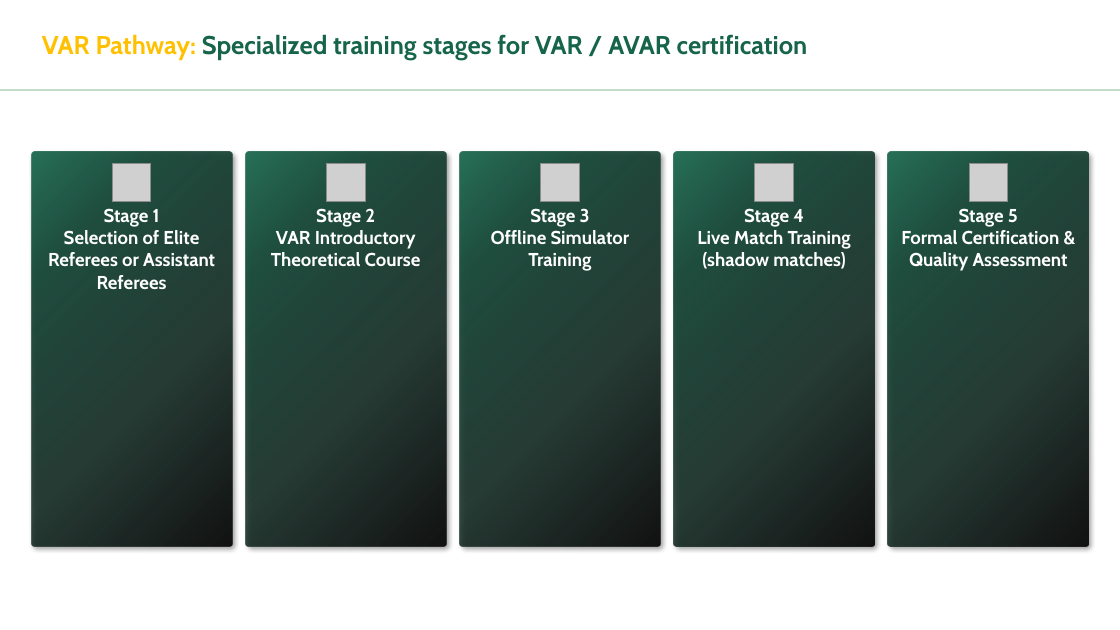
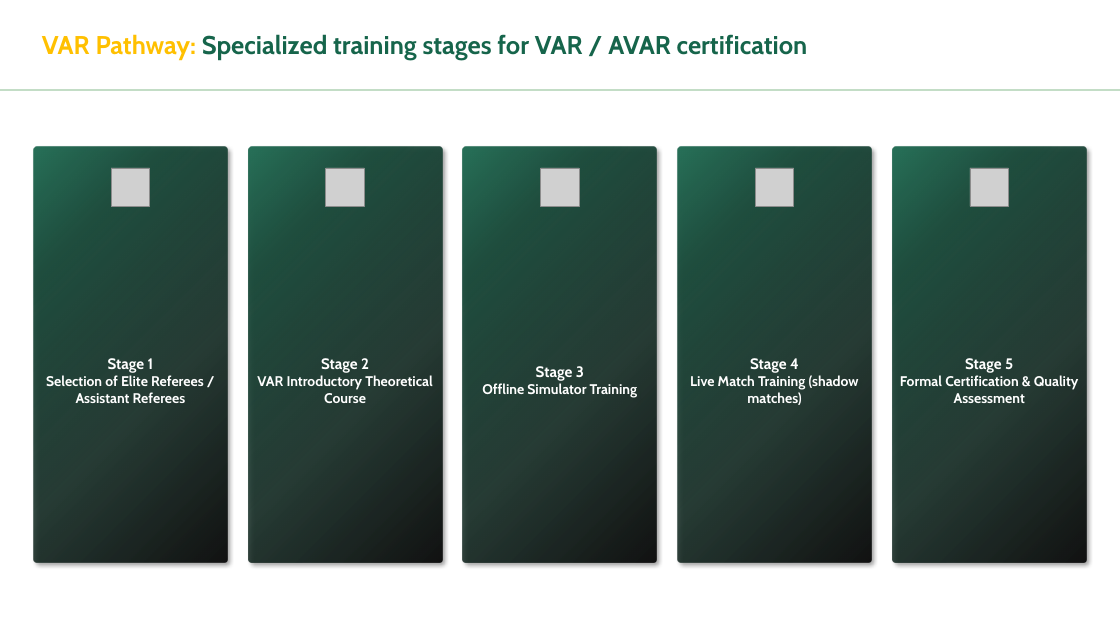
Before and after one commit to meedo5657-rgb/SAFF, a slide deck: slide 11 of Refereeing_Pathway_Presentation.pptx (slide 17 before the commit). Drawn at 1120x630 pixels with LibreOffice and Linux fonts; fonts in the diff are those of the drawing; grey boxes stand for pictures. Boxes give left, top, right and bottom in pixels: in the first picture for what was removed or moved away, otherwise in the second. Text is boxed around its words. In the diff, an @@ line names an element or a change of style, - is before the commit and + after.

```diff
--- a/Refereeing_Pathway_Presentation.pptx
+++ b/Refereeing_Pathway_Presentation.pptx
@@ rounded rectangle "Stage 1": place and size @@
-rounded rectangle "Stage 1" at <box>31,152,232,547</box>
+rounded rectangle "Stage 1" at <box>34,147,228,563</box>
@@ rounded rectangle "Stage 1" at <box>34,147,228,563</box>: vertical alignment top to middle @@
@@ rounded rectangle "Stage 2": place and size @@
-rounded rectangle "Stage 2" at <box>245,152,446,547</box>
+rounded rectangle "Stage 2" at <box>249,147,443,563</box>
@@ rounded rectangle "Stage 2" at <box>249,147,443,563</box>: size 16 to 13 pt in "Stage 2"; size 16 to 12 pt in "VAR Introductory Theoretical Course"; vertical alignment top to middle @@
@@ rounded rectangle "Stage 3": place and size @@
-rounded rectangle "Stage 3" at <box>460,152,660,547</box>
+rounded rectangle "Stage 3" at <box>463,147,657,563</box>
@@ rounded rectangle "Stage 3" at <box>463,147,657,563</box>: size 16 to 13 pt in "Stage 3"; size 16 to 12 pt in "Offline Simulator Training"; vertical alignment top to middle @@
@@ rounded rectangle "Stage 4": place and size @@
-rounded rectangle "Stage 4" at <box>674,152,875,547</box>
+rounded rectangle "Stage 4" at <box>678,147,872,563</box>
@@ rounded rectangle "Stage 4" at <box>678,147,872,563</box>: size 16 to 13 pt in "Stage 4"; size 16 to 12 pt in "Live Match Training (shadow matches)"; vertical alignment top to middle @@
@@ rounded rectangle "Stage 5": place and size @@
-rounded rectangle "Stage 5" at <box>888,152,1089,547</box>
+rounded rectangle "Stage 5" at <box>892,147,1086,563</box>
@@ rounded rectangle "Stage 5" at <box>892,147,1086,563</box>: size 16 to 13 pt in "Stage 5"; size 16 to 12 pt in "Formal Certification & Quality Assessment"; vertical alignment top to middle @@
@@ 5 pictures: place and size @@
-5 pictures at <box>113,163,1008,202</box>
+5 pictures at <box>111,168,1009,207</box>
@@ text in rounded rectangle at <box>108,358,154,373</box>: size 16 to 13 pt in "Stage 1" @@
@@ text in rounded rectangle at <box>46,375,204,403</box>: text changed; size 16 to 12 pt @@
-Selection of Elite Referees or Assistant Referees
+Selection of Elite Referees / Assistant Referees
```
Also in this commit, not shown: 7 other slides changed, 4 slides added, 24 slides removed.
